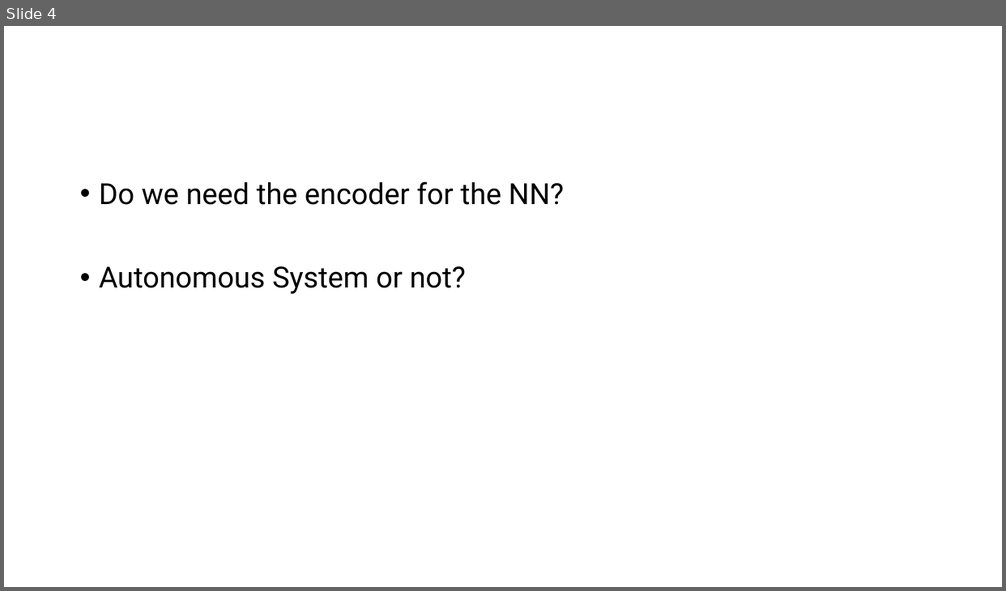
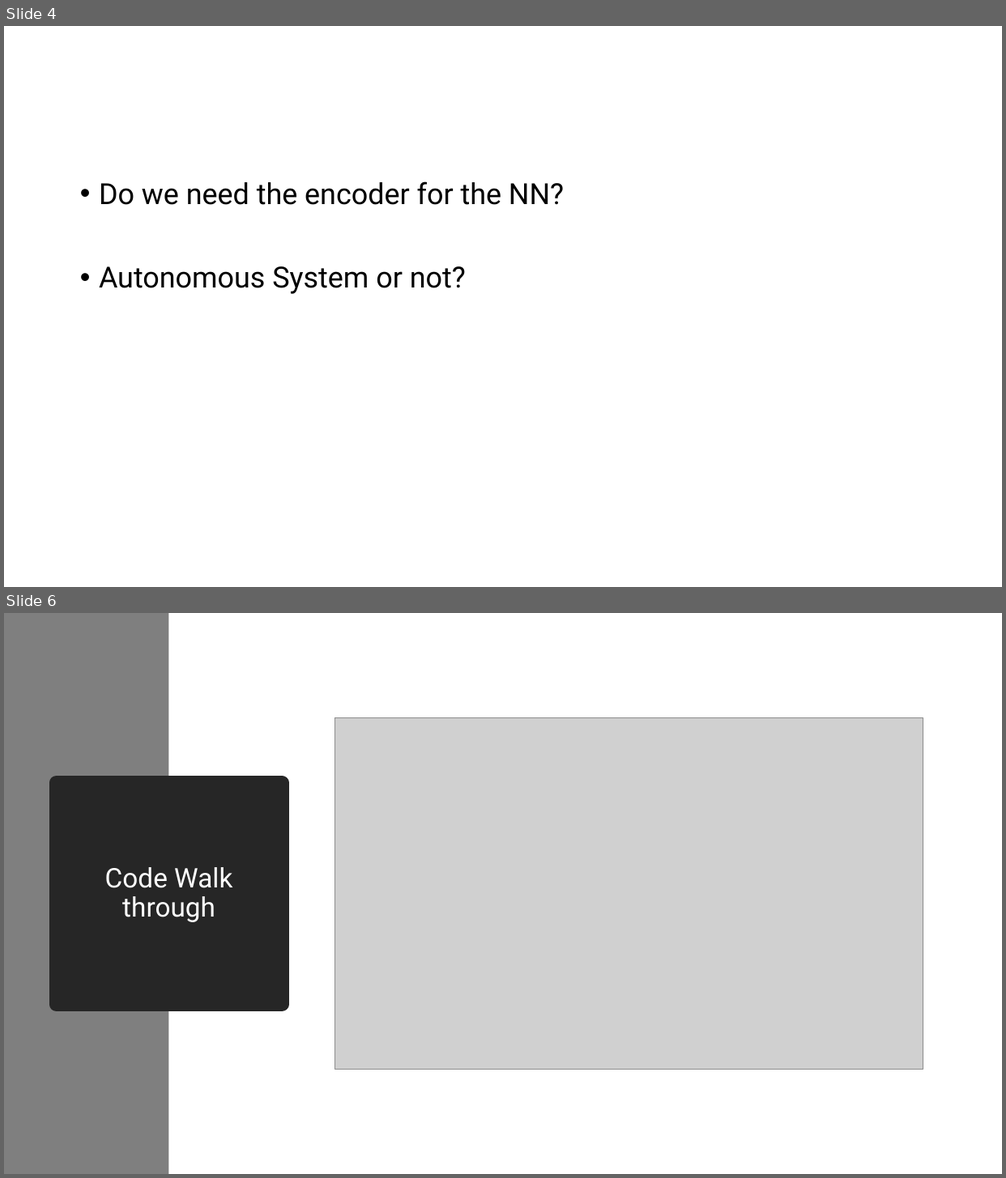
Before and after one commit to LuWang95/CSC494, a slide deck: meetings/Week 3.pptx. Shown one above the other, each under a label of ours: slide 4 before the commit, slides 4 and 6 after it; the slides between them are not shown. The pictures are 1006x591 and 1006x1178 pixels, drawn with LibreOffice and Linux fonts; fonts in the diff are those of the drawing; grey boxes stand for pictures. Boxes give left, top, right and bottom in pixels: in the first picture for what was removed or moved away, otherwise in the second. Text is boxed around its words. In the diff, an @@ line names an element or a change of style, - is before the commit and + after.

```diff
--- a/meetings/Week 3.pptx
+++ b/meetings/Week 3.pptx
@@ slide 6 added at bbox=[4, 613, 1002, 1174], background #FFFFFF @@
@@ rectangle added at bbox=[4, 613, 168, 1174], fill #7F7F7F @@
@@ picture added at bbox=[335, 717, 923, 1070] @@
@@ title added at bbox=[57, 783, 282, 1004], fill #262626, outline #262626 13.75 pt, 26 pt, text #FFFFFF @@
+Code Walk through
```
Also in this commit, not shown: 1 slide changed, 1 other file.
